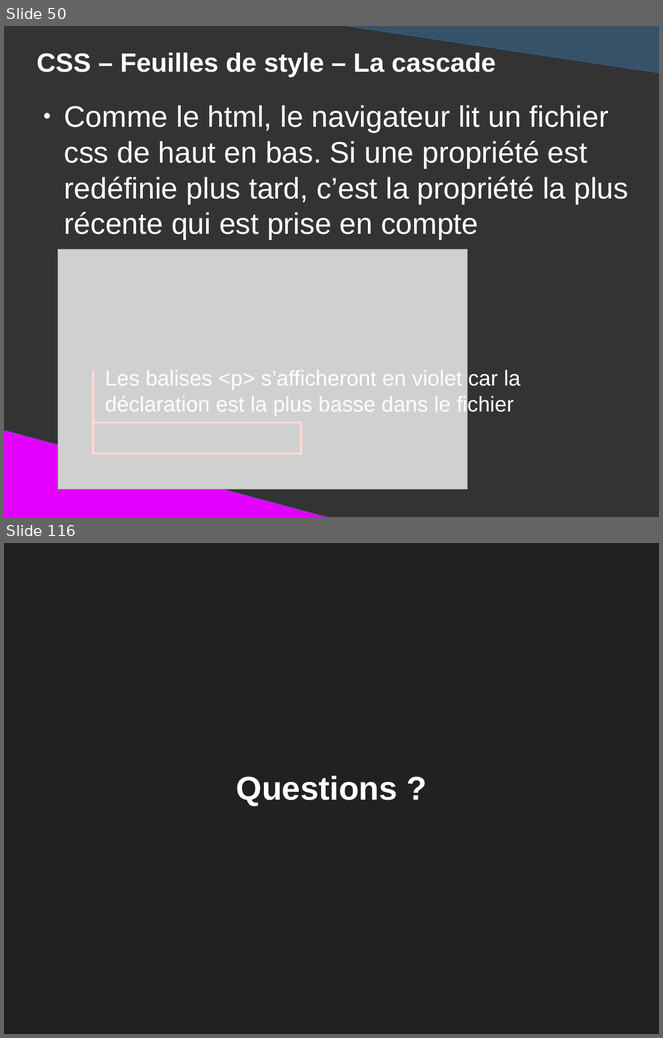
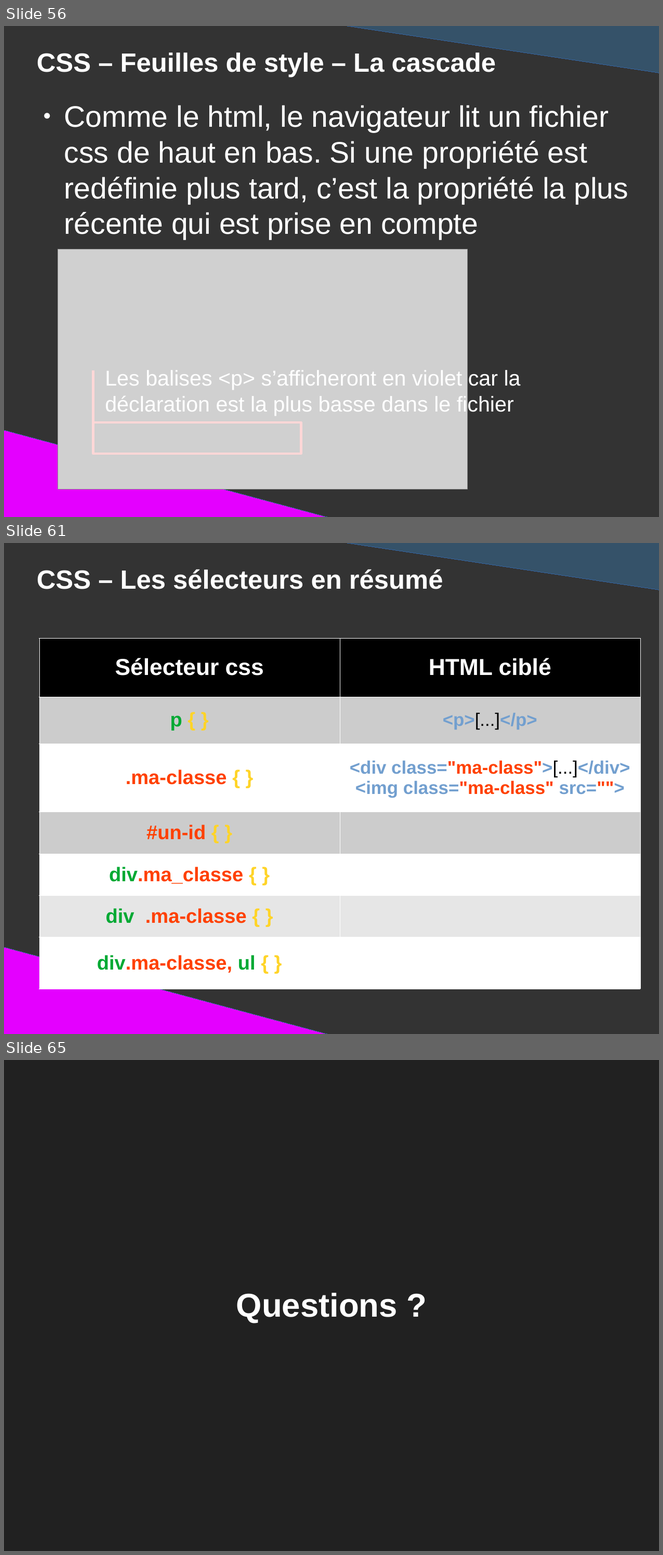
Before and after one commit to DanYellow/presentations, a slide deck: mmi/html/presentation.odp. Shown one above the other, each under a label of ours: slides 50 and 116 before the commit, slides 56, 61 and 65 after it; the slides between them are not shown. The pictures are 663x1038 and 663x1555 pixels, drawn with LibreOffice and Linux fonts; fonts in the diff are those of the drawing; grey boxes stand for pictures. Boxes give left, top, right and bottom in pixels: in the first picture for what was removed or moved away, otherwise in the second. Text is boxed around its words. In the diff, an @@ line names an element or a change of style, - is before the commit and + after.

Commit message:
Add slides for css' selectors in mmi's html class

```diff
--- a/mmi/html/presentation.odp
+++ b/mmi/html/presentation.odp
@@ slide 61 added at [4, 543, 659, 1034], background #333333 @@
@@ right triangle added at [324, 543, 659, 590], fill #355269, outline #3465A4 0 pt @@
@@ title added at [37, 569, 443, 589], 32 pt, text #FFFFFF, bold @@
+CSS – Les sélecteurs en résumé
@@ table added at [39, 638, 641, 989], 7 rows, 2 columns @@
+Sélecteur css | HTML ciblé
+p { } | <p>[...]</p>
+.ma-classe { } | <div class="ma-class">[...]</div> <img class="ma-class" src="">
+#un-id { } | 
+div.ma_classe { } | 
+div .ma-classe { } | 
+div.ma-classe, ul { } | 
@@ right triangle added at [4, 947, 343, 1034], fill #E400FF, outline #3465A4 0 pt @@
@@ what was slide 50 is now slide 56 @@
@@ what was slide 116 is now slide 65 @@
```
Also in this commit, not shown: 5 slides changed, 12 other slides added, 64 slides removed, 11 other files.
